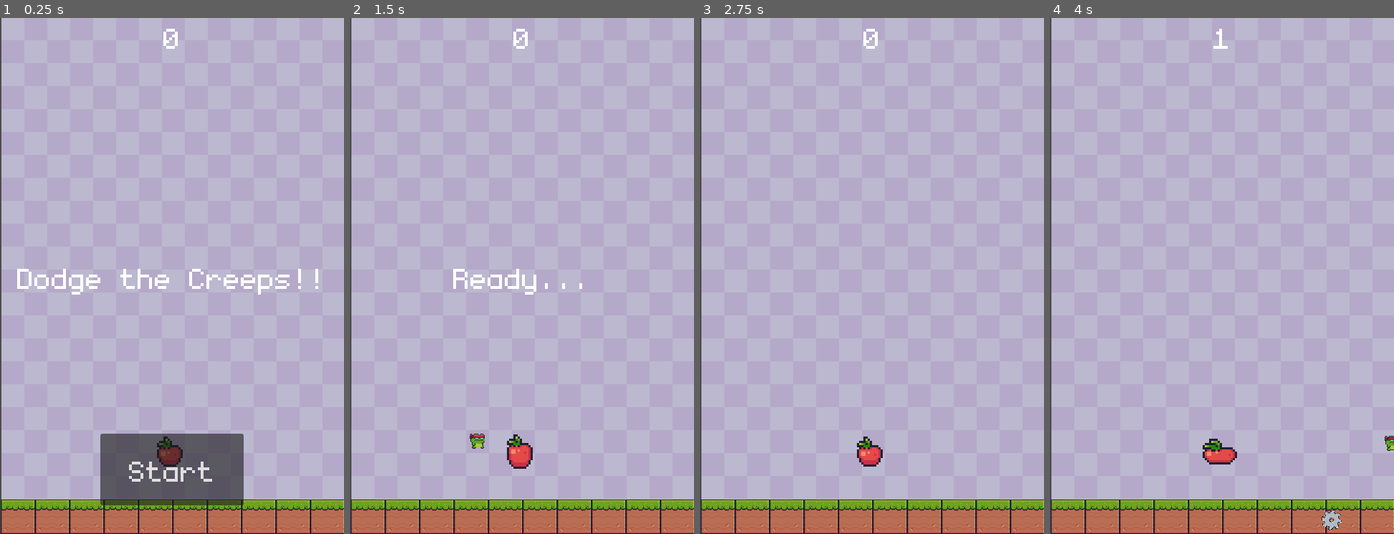
Above: before the commit, frames 1-4 (left to right).
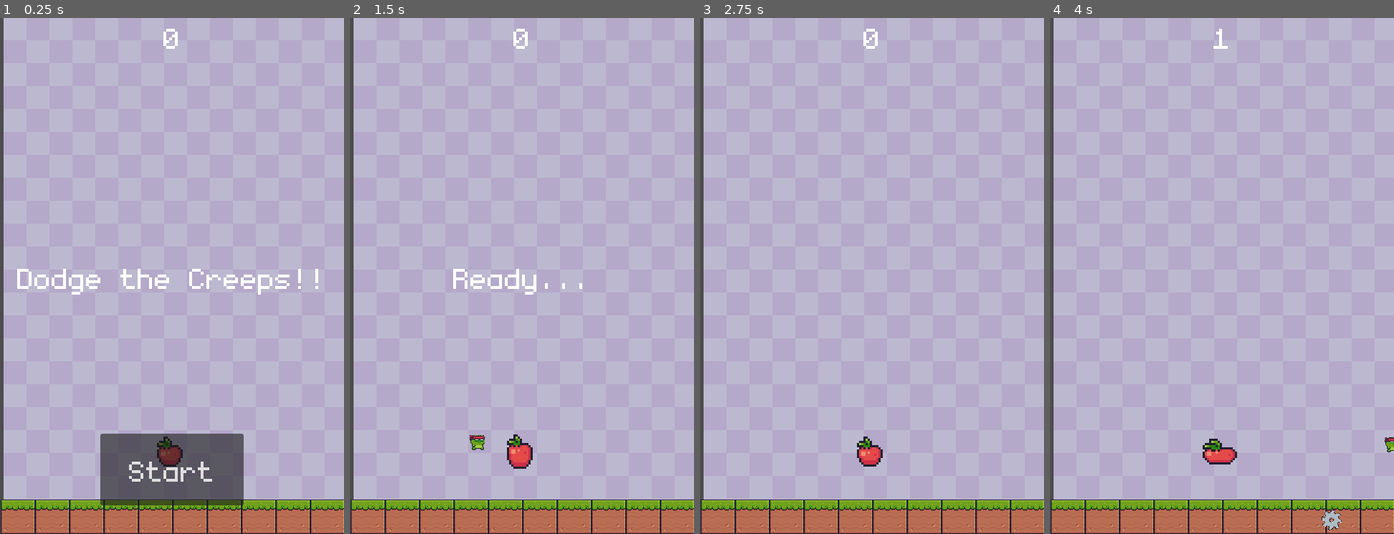
Above: after the commit, the same moments.

Repository: Imphalda/Simple-Godot-Project
Game: Godot game, scene res://main.tscn
Two runs of this game, one before a commit and one after it. Both use one fixed random seed, a clock stepped at 60 frames per second and the inputs below.
Inputs:
- Up to frame 1 (0.25 s): no input
- Up to frame 2 (1.5 s): click "Start" at 0.5 s; tap Enter (ui_accept) at 1.25 s; hold Right (move_right) from 1.28 s (still down)
- Up to frame 3 (2.75 s): keep holding Right (move_right); tap Enter (ui_accept) at 1.52, 2.27 s
- Up to frame 4 (4 s): release Right (move_right) at 2.78 s; hold Left (move_left) 2.78-3.53 s; hold Right (move_right) from 3.53 s (still down); tap Enter (ui_accept) at 3.77 s

The runs differ from the first frame. In frame 1, 0.6% of the frame differs, in the area x 0-2%, y 0-94%; in frame 2, 0.7%, in the area x 0-40%, y 0-94%; in frame 3, 0.6%; in frame 4, 0.6%.

Commit message:
fixed extra floor collision box

Diff:
--- a/floor.tscn
+++ b/floor.tscn
@@ -3,7 +3,7 @@
 [ext_resource type="Texture2D" uid="uid://c721odxmji557" path="res://Assets/Terrain/grass.png" id="1_hy7f5"]
 
 [sub_resource type="RectangleShape2D" id="RectangleShape2D_bcyii"]
-size = Vector2(47, 49)
+size = Vector2(48, 45)
 
 [node name="TextureRect" type="TextureRect"]
 offset_right = 48.0
@@ -14,5 +14,5 @@
 [node name="StaticBody2D" type="StaticBody2D" parent="."]
 
 [node name="CollisionShape2D" type="CollisionShape2D" parent="StaticBody2D"]
-position = Vector2(24.5, 23.5)
+position = Vector2(24, 25.5)
 shape = SubResource("RectangleShape2D_bcyii")
--- a/main.tscn
+++ b/main.tscn
@@ -9,7 +9,7 @@
 [ext_resource type="PackedScene" uid="uid://d72pkcj02la3" path="res://Apple.tscn" id="8_2fkq2"]
 
 [sub_resource type="RectangleShape2D" id="RectangleShape2D_q7hbe"]
-size = Vector2(476.75, 47.5)
+size = Vector2(475.375, 45.75)
 
 [sub_resource type="Curve2D" id="Curve2D_cpp6j"]
 _data = {
@@ -39,7 +39,7 @@
 collision_mask = 15
 
 [node name="floor collison shape" type="CollisionShape2D" parent="Floor/StaticBody2D2"]
-position = Vector2(239, 26)
+position = Vector2(239.688, 26.875)
 shape = SubResource("RectangleShape2D_q7hbe")
 
 [node name="Player" parent="." instance=ExtResource("1_418vv")]
@@ -72,9 +72,9 @@
 anchors_preset = 15
 anchor_right = 1.0
 anchor_bottom = 1.0
-offset_left = 2.0
+offset_left = 5.0
 offset_top = -1.0
-offset_right = 2.0
+offset_right = 5.0
 offset_bottom = -1.0
 grow_horizontal = 2
 grow_vertical = 2
